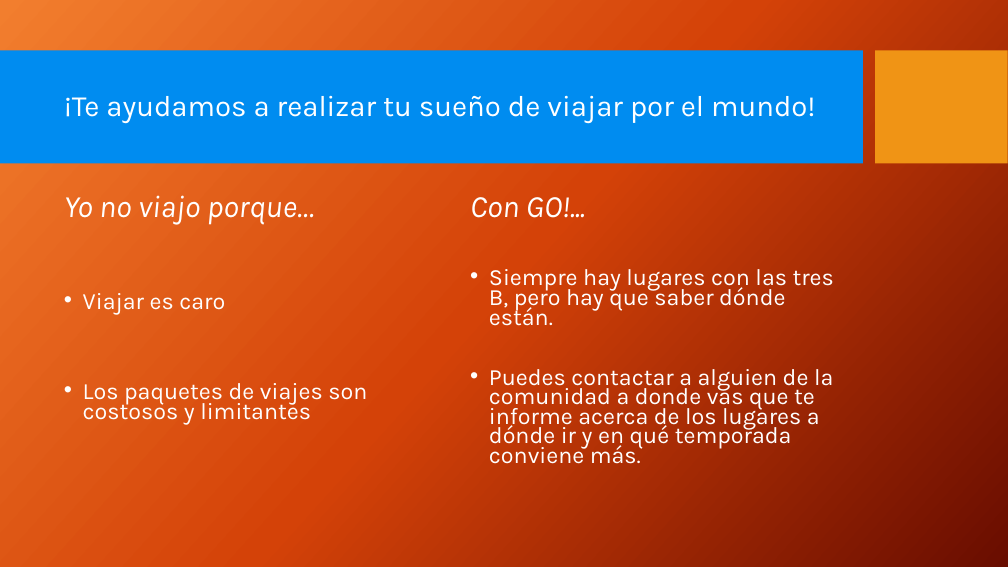
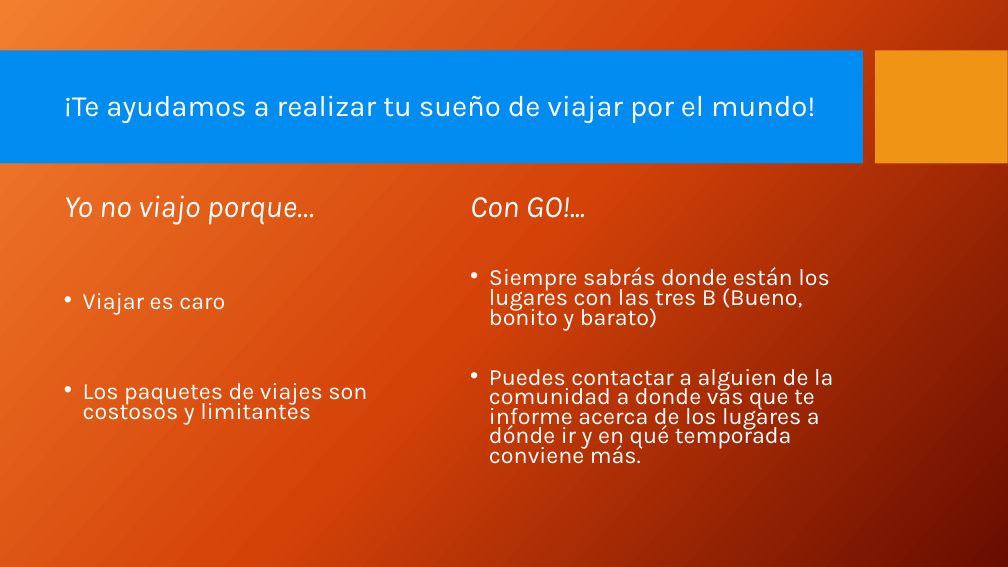
Before and after one commit to Auryn8/go-red, a slide deck: slide 8 of GO_presentacion.pptx. Drawn at 1008x567 pixels with LibreOffice and Linux fonts; fonts in the diff are those of the drawing; background and template pictures are left out. Boxes give left, top, right and bottom in pixels: in the first picture for what was removed or moved away, otherwise in the second. Text is boxed around its words. In the diff, an @@ line names an element or a change of style, - is before the commit and + after.

```diff
--- a/GO_presentacion.pptx
+++ b/GO_presentacion.pptx
@@ text at bbox=[489, 267, 829, 330]: text changed @@
-• Siempre hay lugares con las tres B, pero hay que saber dónde están.
+• Siempre sabrás donde están los lugares con las tres B (Bueno, bonito y barato)
```
Also in this commit, not shown: 6 other slides changed.
